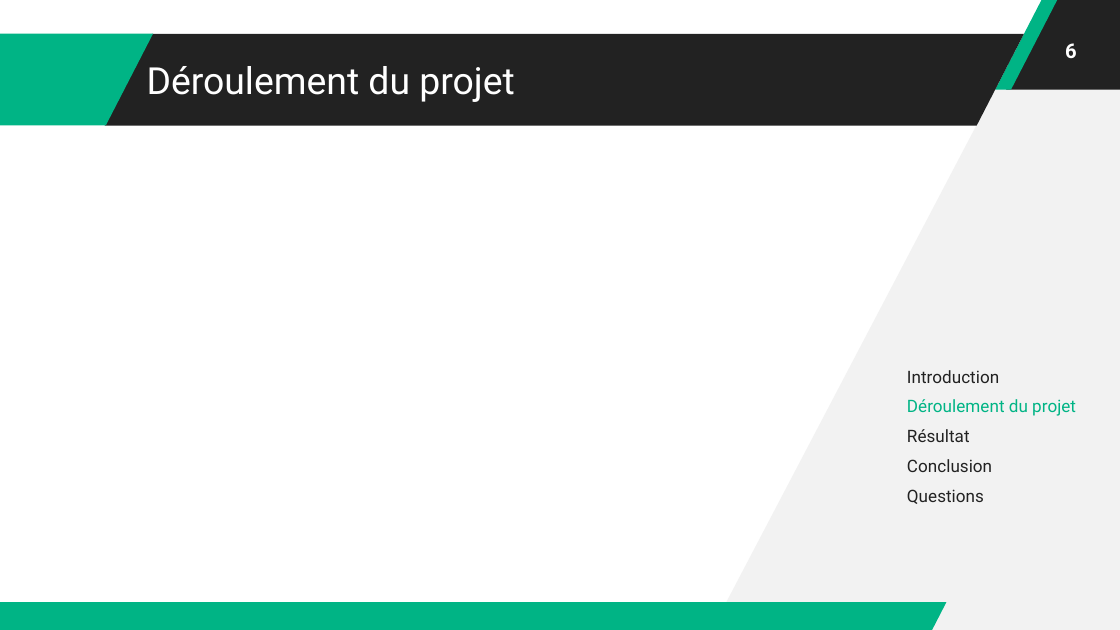
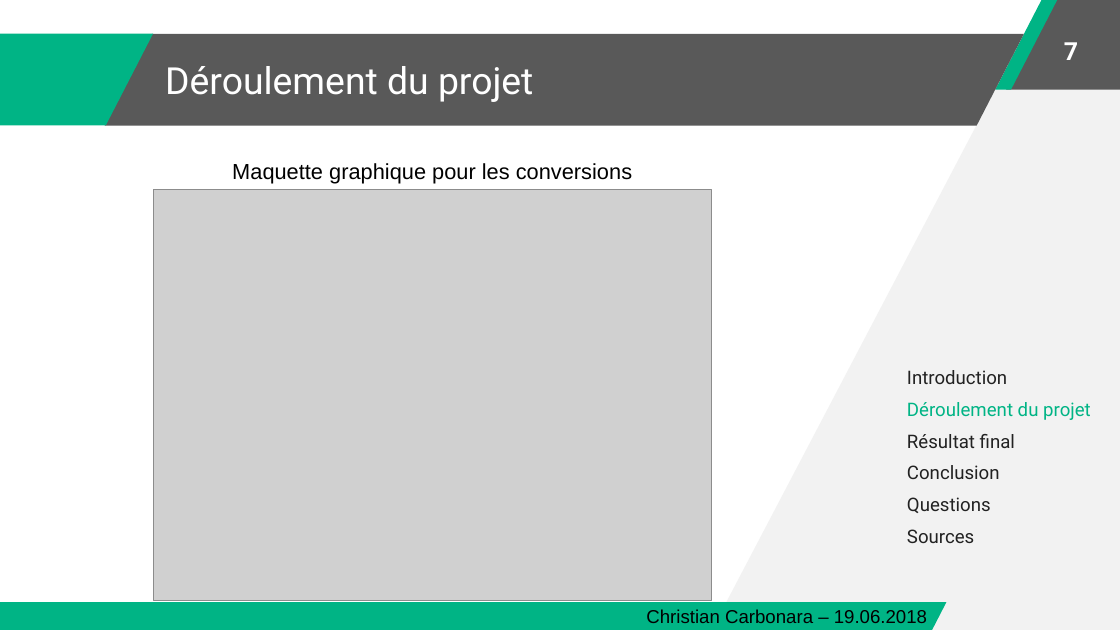
Before and after one commit to ChristianCarbonara/TPI, a slide deck: slide 7 of Documentation/William.pptx (slide 6 before the commit). Drawn at 1120x630 pixels with LibreOffice and Linux fonts; fonts in the diff are those of the drawing; grey boxes stand for pictures. Boxes give left, top, right and bottom in pixels: in the first picture for what was removed or moved away, otherwise in the second. Text is boxed around its words. In the diff, an @@ line names an element or a change of style, - is before the commit and + after.

```diff
--- a/Documentation/William.pptx
+++ b/Documentation/William.pptx
@@ parallelogram at [1006,0,1120,90]: fill #222222 to #595959 @@
@@ parallelogram at [104,34,1024,125]: fill #222222 to #595959 @@
@@ text "Déroulement du projet": place and size @@
-text "Déroulement du projet" at [147,66,514,102]
+text "Déroulement du projet" at [165,66,533,102]
@@ page number at [1064,42,1078,60]: text changed; size 13 to 16 pt @@
-6
+7
@@ text added at [232,163,632,183], 14 pt, text #000000 @@
+Maquette graphique pour les conversions
@@ picture added at [153,189,711,600] @@
@@ text at [907,370,1091,513]: size 11 to 12 pt in "Introduction", "Déroulement du projet", "Conclusion", "Questions" @@
@@ text at [907,434,1015,448]: text changed; size 11 to 12 pt @@
-Résultat
+Résultat final
@@ text at [907,529,974,543]: paragraph added @@
+Sources
@@ text added at [646,609,927,623], 12 pt, text #000000 @@
+Christian Carbonara – 19.06.2018
```
Also in this commit, not shown: 20 other slides changed, 8 slides added, 2 slides removed, 4 other files.
